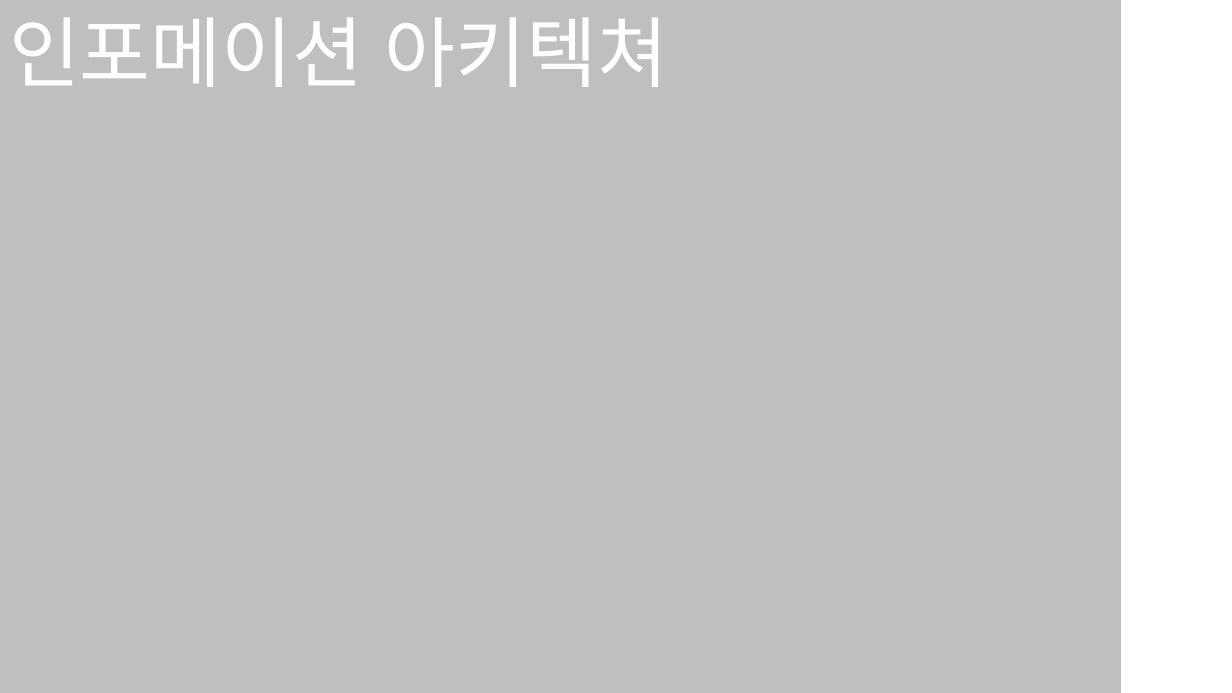
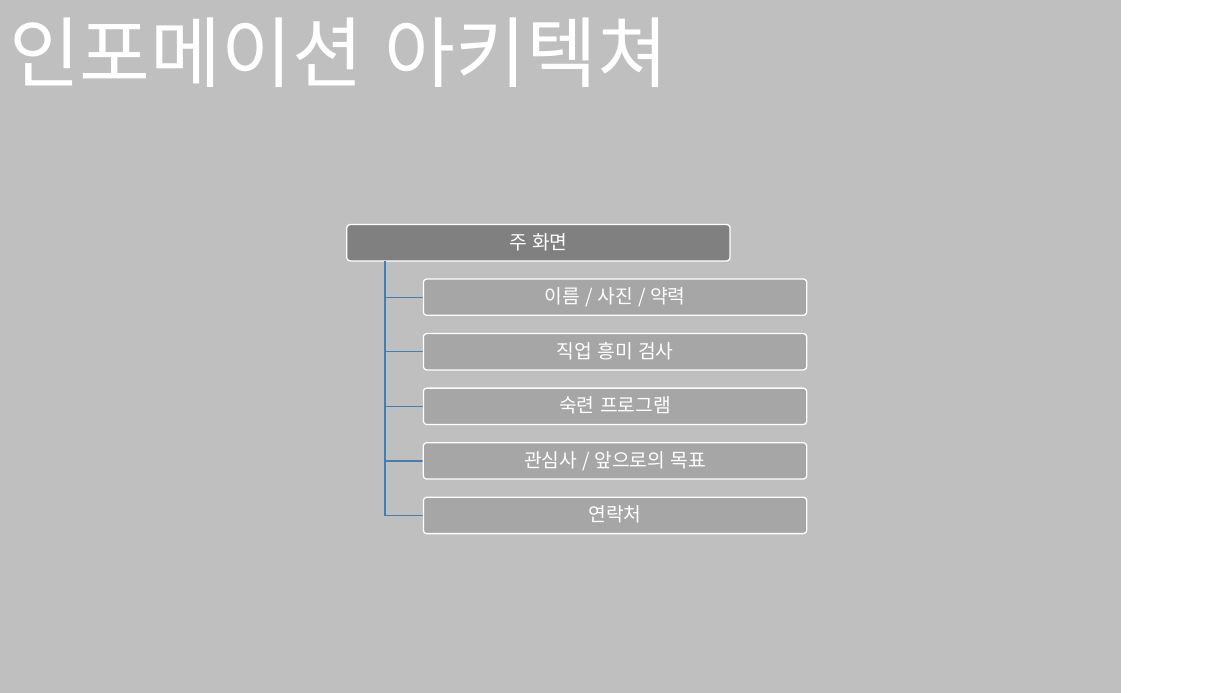
Before and after one commit to KTW-WTF/DJ, a slide deck: slide 5 of 자기소개서.pptx (slide 9 before the commit). Drawn at 1232x693 pixels with LibreOffice and Linux fonts; fonts in the diff are those of the drawing. Boxes give left, top, right and bottom in pixels: in the first picture for what was removed or moved away, otherwise in the second. Text is boxed around its words. In the diff, an @@ line names an element or a change of style, - is before the commit and + after.

```diff
--- a/자기소개서.pptx
+++ b/자기소개서.pptx
@@ group added at [347, 225, 807, 533]: 6 rounded rectangles, 6 texts, 5 freeform shapes @@
+주 화면
+이름 / 사진 / 약력
+직업 흥미 검사
+숙련 프로그램
+관심사 / 앞으로의 목표
+연락처
```
Also in this commit, not shown: 5 other slides changed, 2 slides added.
